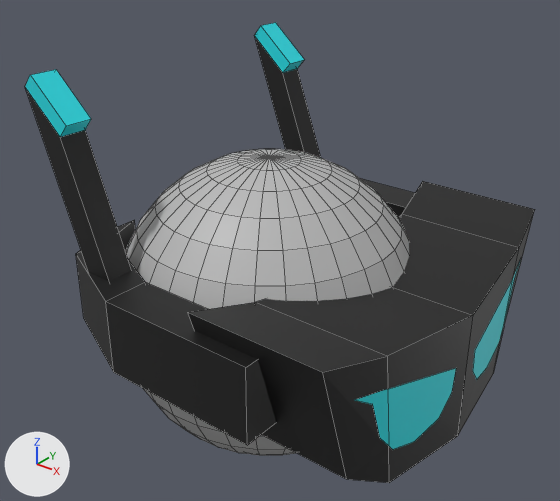
A saved change to the Blender file Assets/SMASH2/Head_VR.blend.
Rendered twice from a 50 mm camera at (1.355, -1.645, 1.206) aimed at (0.045, -0.008, 0.191). Every picture has the same lights, and +X, +Y and +Z are marked at lower left. Mesh edges are drawn as thin lines.
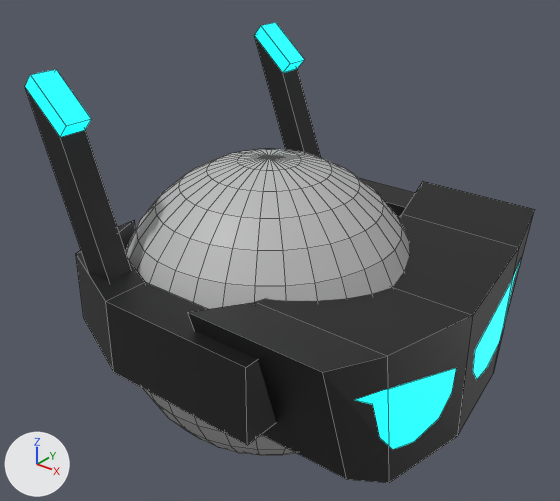
Boxes (x1, y1, x2, y2) around the edits, measured in the pictures (560 x 501 px):
'Sphere', recoloured, surface changed: (25, 23, 522, 452) in both

The change, as a list of edits to the scene's bpy script:
```text
Change mat_headsetglow:
    add mat_headsetglow.emission_color = (0.0, 1.0, 1.0)  # cyan #00ffff
    add mat_headsetglow.emission_strength = 1.0
```
